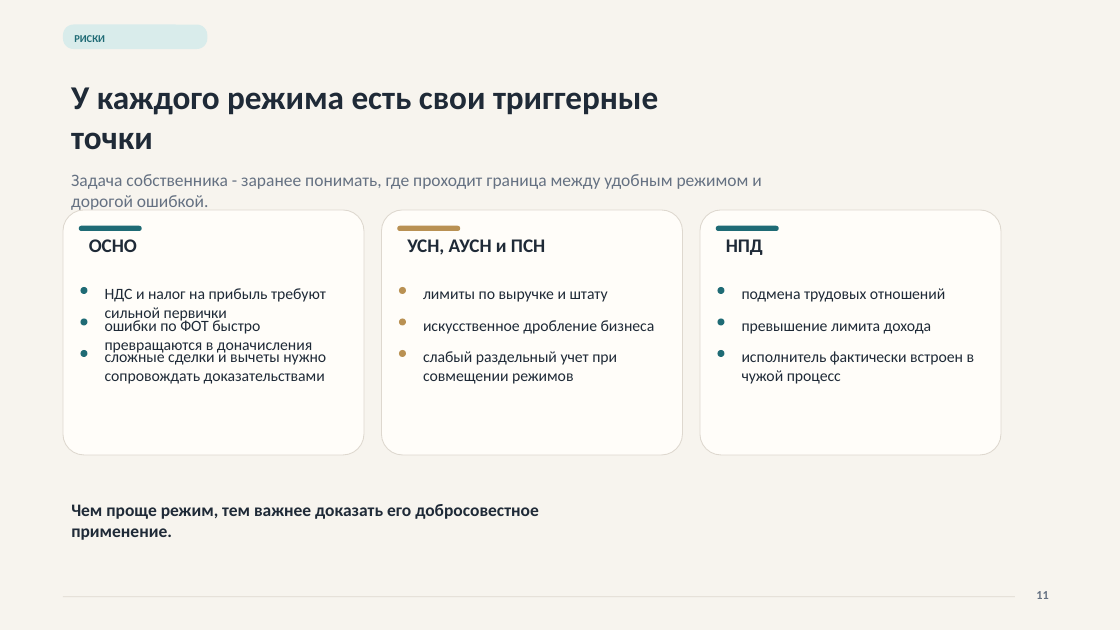
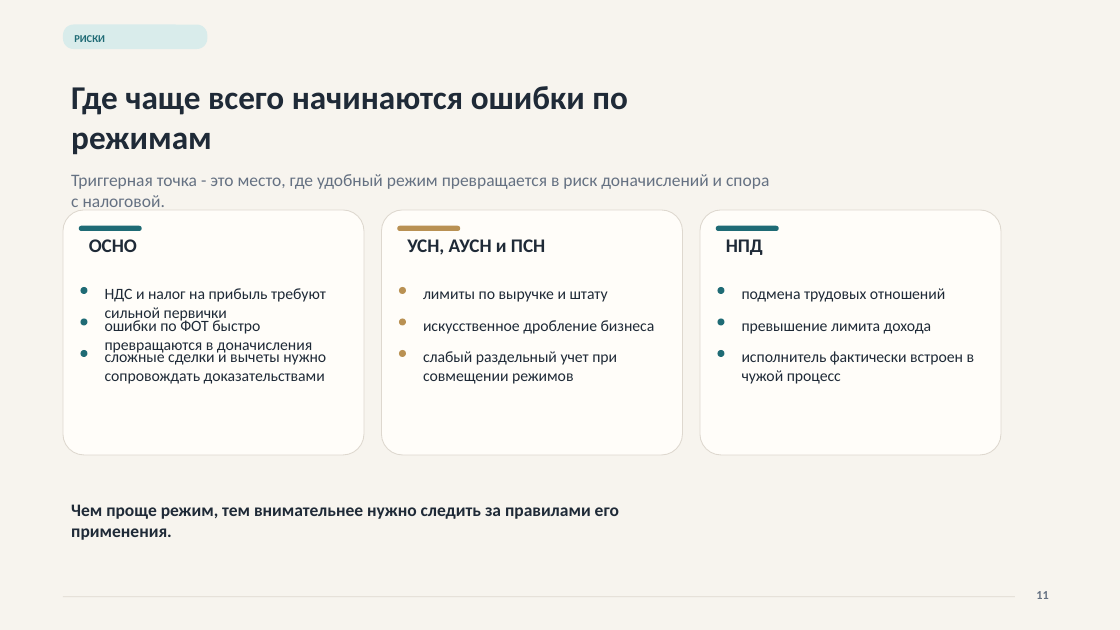
Before and after one commit to NeVika2026/nevikahub, a slide deck: slide 11 of ekaterina-tax-students/assets/tax-systems-ekaterina.pptx. Drawn at 1120x630 pixels with LibreOffice and Linux fonts; fonts in the diff are those of the drawing. Boxes give left, top, right and bottom in pixels: in the first picture for what was removed or moved away, otherwise in the second. Text is boxed around its words. In the diff, an @@ line names an element or a change of style, - is before the commit and + after.

```diff
--- a/ekaterina-tax-students/assets/tax-systems-ekaterina.pptx
+++ b/ekaterina-tax-students/assets/tax-systems-ekaterina.pptx
@@ text at <box>71,86,628,155</box>: text changed @@
-У каждого режима есть свои триггерные точки
+Где чаще всего начинаются ошибки по режимам
@@ text at <box>71,174,769,207</box>: text changed @@
-Задача собственника - заранее понимать, где проходит граница между удобным режимом и дорогой ошибкой.
+Триггерная точка - это место, где удобный режим превращается в риск доначислений и спора с налоговой.
@@ text at <box>71,504,619,540</box>: text changed @@
-Чем проще режим, тем важнее доказать его добросовестное применение.
+Чем проще режим, тем внимательнее нужно следить за правилами его применения.
```
Also in this commit, not shown: 14 other slides changed, 3 other files.
